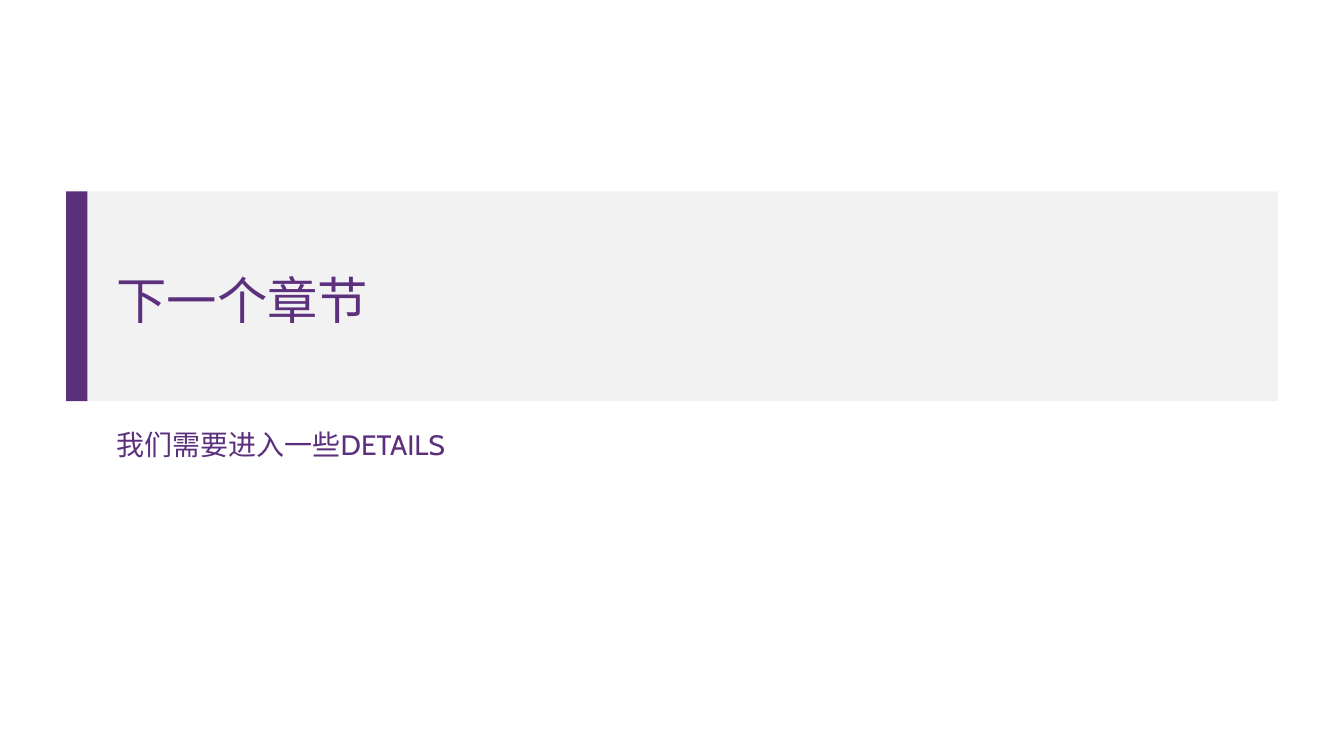
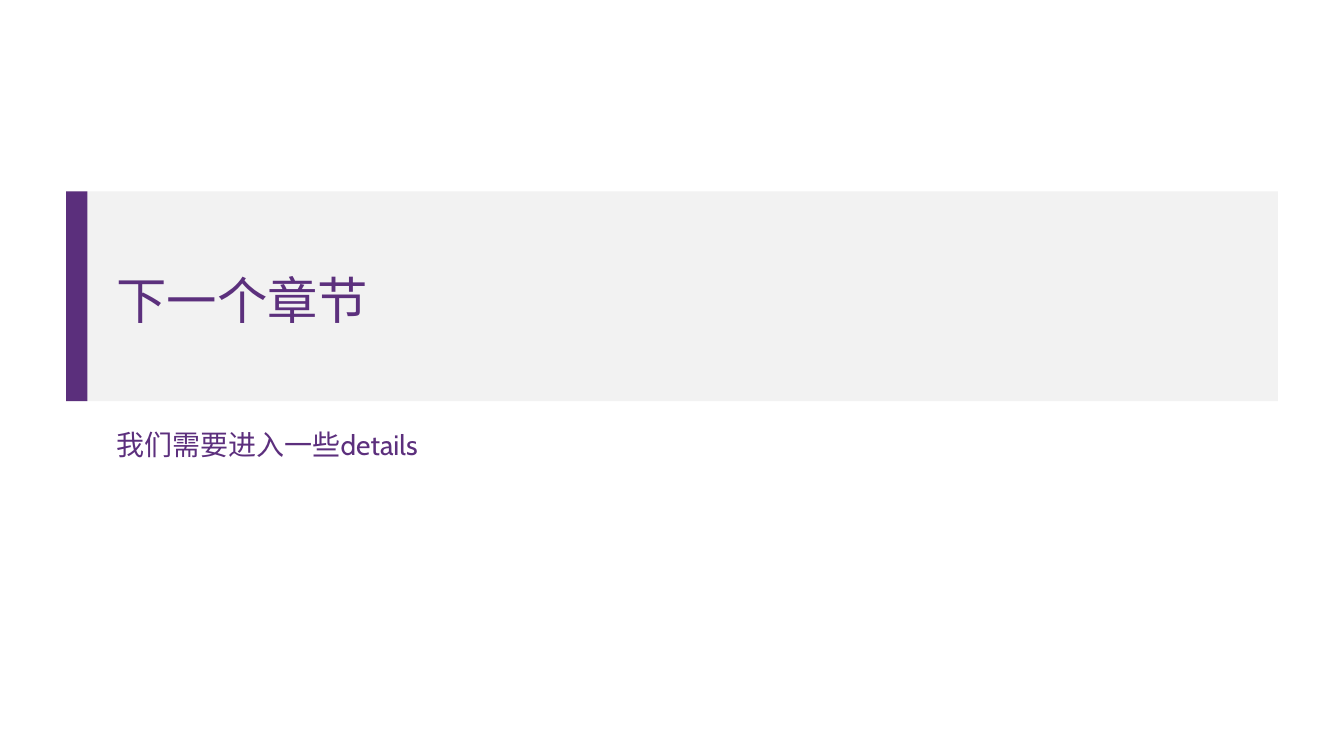
Before and after one commit to atomiechen/THU-PPT-Theme, a slide deck: slide 6 of v2扁平主题16-9.pptx. Drawn at 1344x756 pixels with LibreOffice and Linux fonts; fonts in the diff are those of the drawing. Boxes give left, top, right and bottom in pixels: in the first picture for what was removed or moved away, otherwise in the second. Text is boxed around its words. In the diff, an @@ line names an element or a change of style, - is before the commit and + after.

```diff
--- a/v2扁平主题16-9.pptx
+++ b/v2扁平主题16-9.pptx
@@ subtitle at <box>116,431,417,458</box>: text changed @@
-我们需要进入一些DETAILS
+我们需要进入一些details
```
Also in this commit, not shown: 5 other slides changed.
